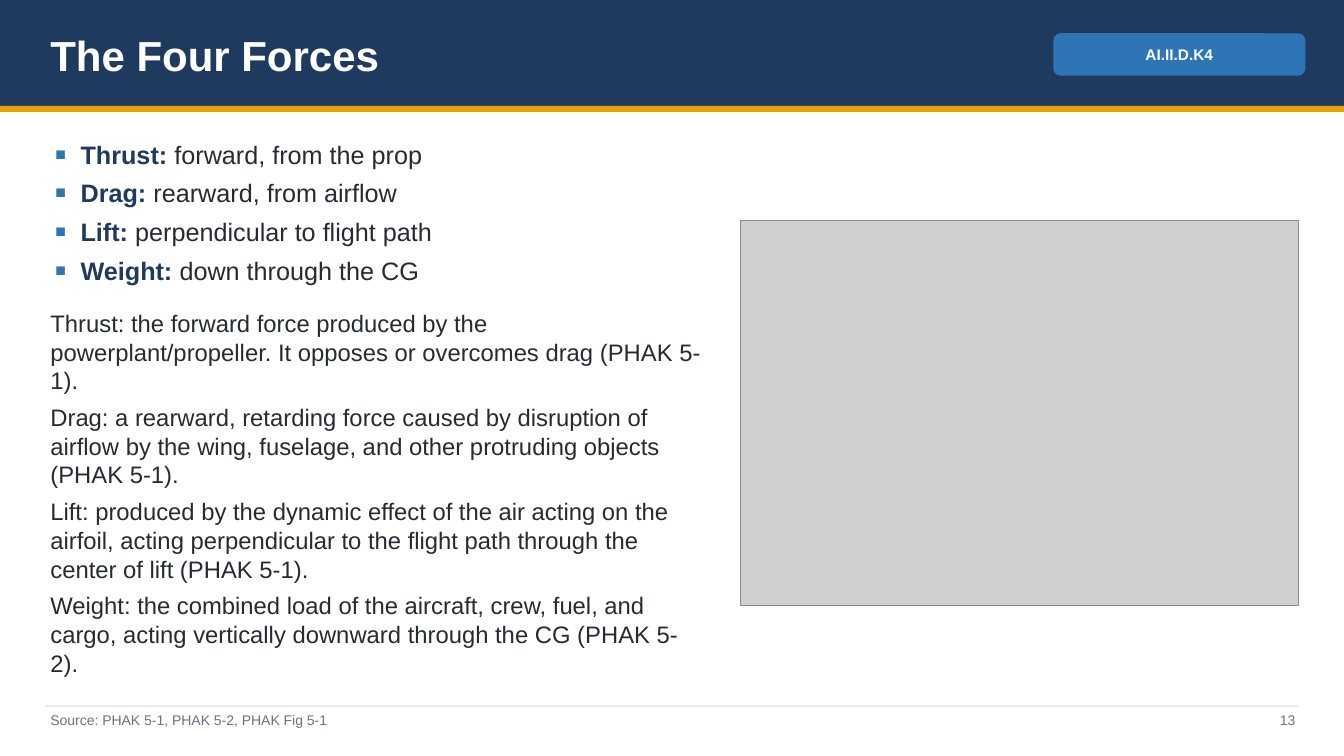
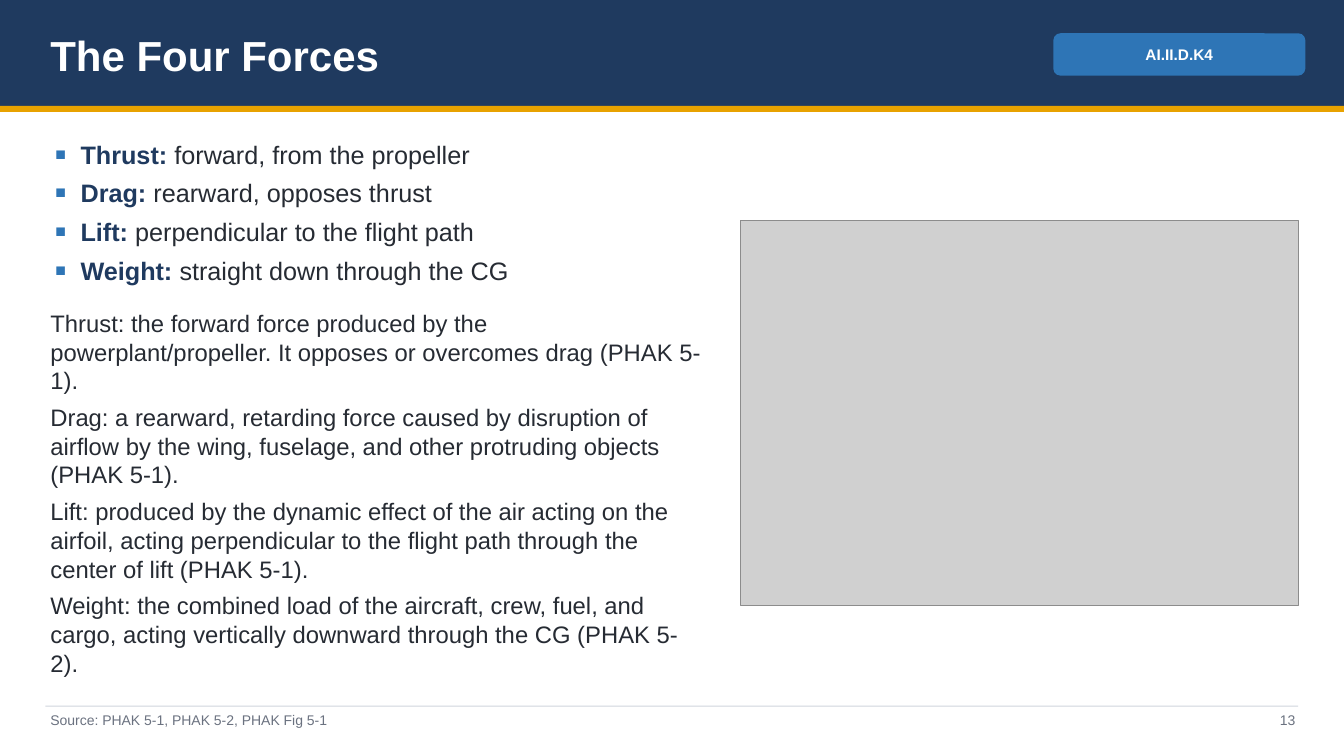
Before and after one commit to greenleeezekial1-glitch/Claude, a slide deck: slide 13 of Area II - Technical Subject Areas/II.D Principles of Flight - Slides.pptx. Drawn at 1344x756 pixels with LibreOffice and Linux fonts; fonts in the diff are those of the drawing; grey boxes stand for pictures. Boxes give left, top, right and bottom in pixels: in the first picture for what was removed or moved away, otherwise in the second. Text is boxed around its words. In the diff, an @@ line names an element or a change of style, - is before the commit and + after.

```diff
--- a/Area II - Technical Subject Areas/II.D Principles of Flight - Slides.pptx
+++ b/Area II - Technical Subject Areas/II.D Principles of Flight - Slides.pptx
@@ text at [81, 145, 509, 285]: text changed @@
-■ Thrust: forward, from the prop
-■ Drag: rearward, from airflow
-■ Lift: perpendicular to flight path
-■ Weight: down through the CG
+■ Thrust: forward, from the propeller
+■ Drag: rearward, opposes thrust
+■ Lift: perpendicular to the flight path
+■ Weight: straight down through the CG
```
Also in this commit, not shown: 31 other slides changed, 6 other files.
